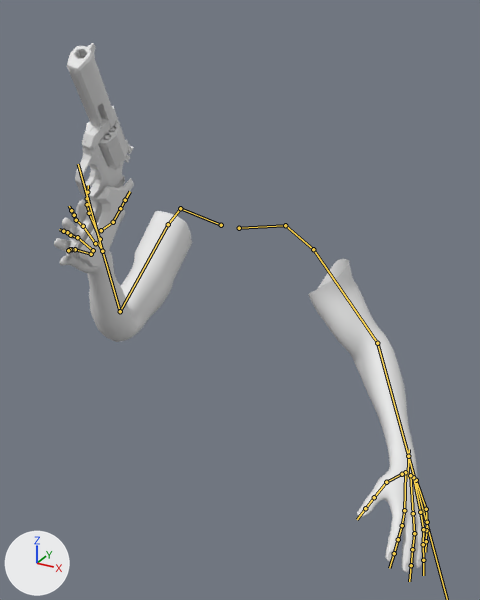
Two versions of the FBX model LuRoulette_URP/Assets/Models/Fps/fps_hand.fbx, one commit apart.
The view is the same before and after, from a camera (50 mm lens) standing at (0.469, -0.855, 1.233) and looking at (0.089, -0.164, 0.887). The lights are fixed; the arrows at lower left show +X, +Y and +Z. Both versions are drawn at frame 476 of the action 'CINEMA_4D_Main'; the numbers are the values there. The bones that bend it are drawn over the model as lines.
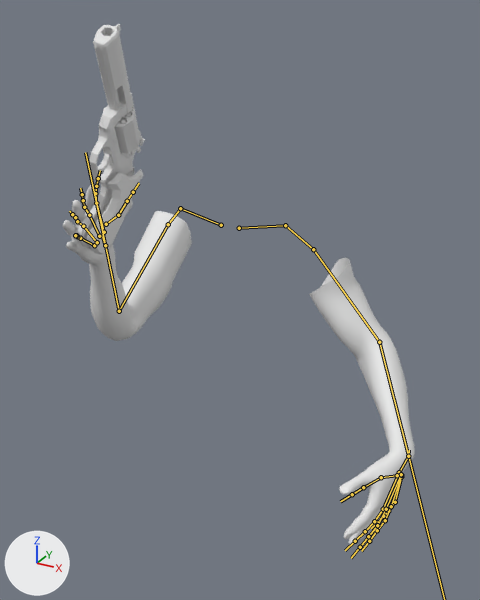
ob_pistol is not drawn itself; it is the parent of ob_materials, ob_skinnedmeshes.
ob_skinnedmeshes is not drawn itself; it is the parent of ob_sketchfab_model.

Where the change shows, as pixel boxes (x1, y1, x2, y2) in the pictures (480 x 600 px):
```json
{"object": "fpsHand", "change": "posed", "before": [54, 199, 426, 573], "after": [63, 184, 415, 546]}
{"object": "Object_0", "change": "posed", "before": [67, 46, 128, 262], "after": [77, 25, 140, 249]}
{"object": "Object_7", "change": "posed", "before": [73, 158, 134, 267], "after": [80, 149, 143, 254]}
{"object": "Object_5", "change": "posed", "before": [84, 108, 130, 189], "after": [98, 89, 141, 172], "on screen": "6% narrower"}
{"object": "Object_1", "change": "posed", "before": [87, 43, 134, 154], "after": [113, 24, 145, 146], "on screen": "31% narrower, 10% taller"}
{"object": "Object_6", "change": "posed", "before": [95, 142, 131, 223], "after": [103, 133, 143, 211], "on screen": "11% wider"}
{"object": "Object_2", "change": "posed", "before": [104, 127, 116, 140], "after": [120, 113, 132, 124], "on screen": "14% shorter"}
{"bone": "forearm_R", "before": "(120, 311) to (102, 251)", "after": "(119, 311) to (105, 245)"}
{"bone": "hand_R", "before": "(102, 251) to (97, 242)", "after": "(105, 245) to (101, 234)"}
{"bone": "upper_arm_L", "before": "(313, 249) to (377, 343)", "after": "(313, 249) to (379, 342)"}
{"bone": "hand_L", "before": "(408, 456) to (408, 478)", "after": "(408, 456) to (397, 475)"}
```

Scene script edits in JSON lines:
```json
{"block": "bone_forearm_r", "where": "bone_forearm_r = bpy.data.objects['basicRig'].pose.bones['forearm_R']  # child of 'upper_arm_R'"}
{"op": "set", "path": "bone_forearm_r.rotation_quaternion", "old": "(0.906, 0.424, 0.0, 0.0)", "new": "(0.896, 0.443, 0.0, 0.0)", "note": "degrees (50, 0, 0) -> degrees (53, 0, 0)"}
{"block": "bone_hand_r", "where": "bone_hand_r = bpy.data.objects['basicRig'].pose.bones['hand_R']  # child of 'forearm_R_001'"}
{"op": "set", "path": "bone_hand_r.rotation_quaternion", "old": "(0.982, -0.15, 0.057, 0.097)", "new": "(0.986, -0.141, 0.047, 0.07)", "note": "degrees (-17, 8, 10) -> degrees (-16, 7, 7)"}
{"block": "bone_upper_arm_l", "where": "bone_upper_arm_l = bpy.data.objects['basicRig'].pose.bones['upper_arm_L']  # child of 'deltoid_L'"}
{"op": "set", "path": "bone_upper_arm_l.rotation_quaternion", "old": "(1.0, 0.0, 0.0, 0.0)", "new": "(1.0, 0.0, 0.025, 0.011)", "note": "degrees (0, 0, 0) -> degrees (0, 3, 1)"}
{"block": "bone_hand_l", "where": "bone_hand_l = bpy.data.objects['basicRig'].pose.bones['hand_L']  # child of 'forearm_L_001'"}
{"op": "set", "path": "bone_hand_l.rotation_quaternion", "old": "(1.0, 0.0, 0.0, 0.0)", "new": "(0.93, 0.252, -0.259, -0.065)", "note": "degrees (0, 0, 0) -> degrees (34, -27, -16)"}
```
